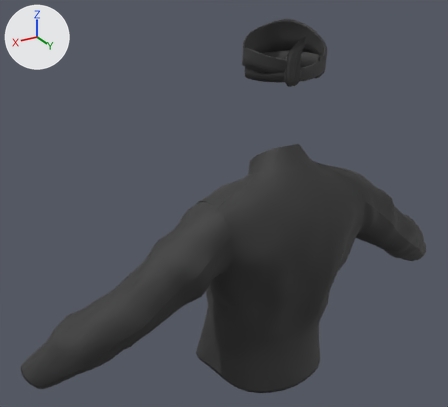
What one commit did to the FBX model AReAS2/Assets/Models/SilatAttire3D/bajuSilat.fbx.
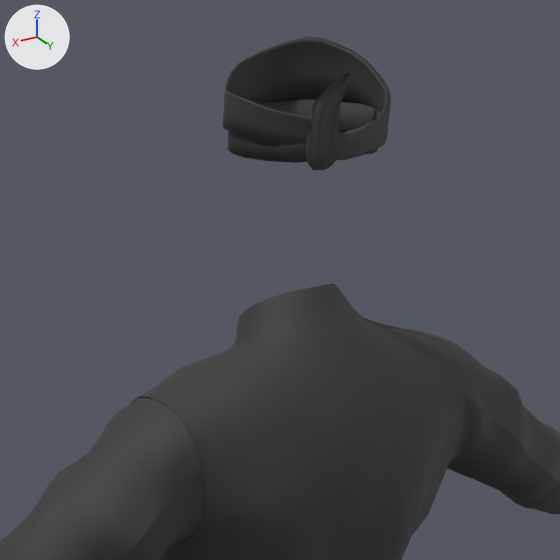
Old and new are each drawn whole from a 50 mm lens placed at (3.6, 5.1, 5.46), pointed at (0.43, -0.17, 2.83) and again close up on the part from 29% to 92% of the width and 0% to 70% of the height. The lights are fixed; the arrows at upper left show +X, +Y and +Z. Where no turn or scale is listed for an object, it has been applied to the vertices.

Names of what the first close-up shows: 'Baju', 'polySurface1'.
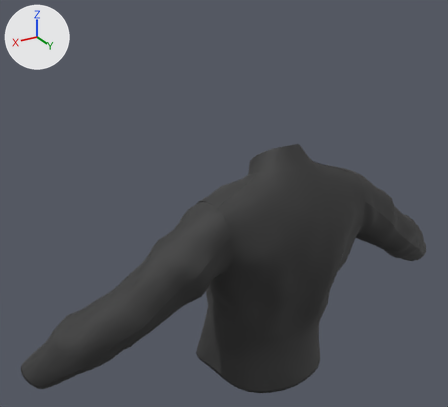
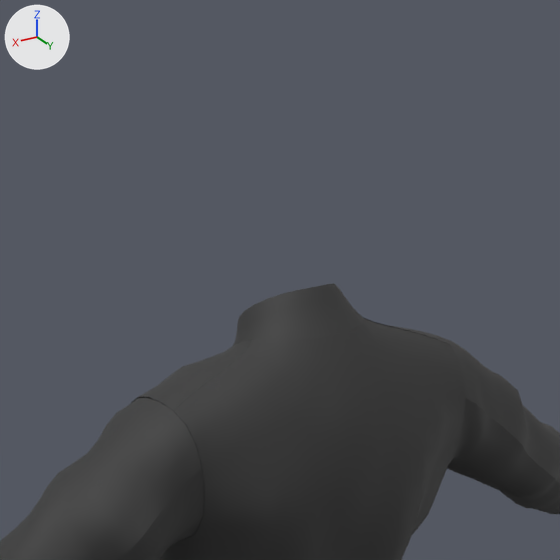
Location of each change, [x1, y1, x2, y2] in pixels of the close-ups (560 x 560 px):
'polySurface1', deleted (black): before [223, 37, 391, 170]

What changed in the scene script:
```text
Remove ob_polysurface1:
    ob_polysurface1 = bpy.data.objects.new('polySurface1', me_mesh)
    ob_polysurface1.location = (0.0, 0.401, 4.192)
```
